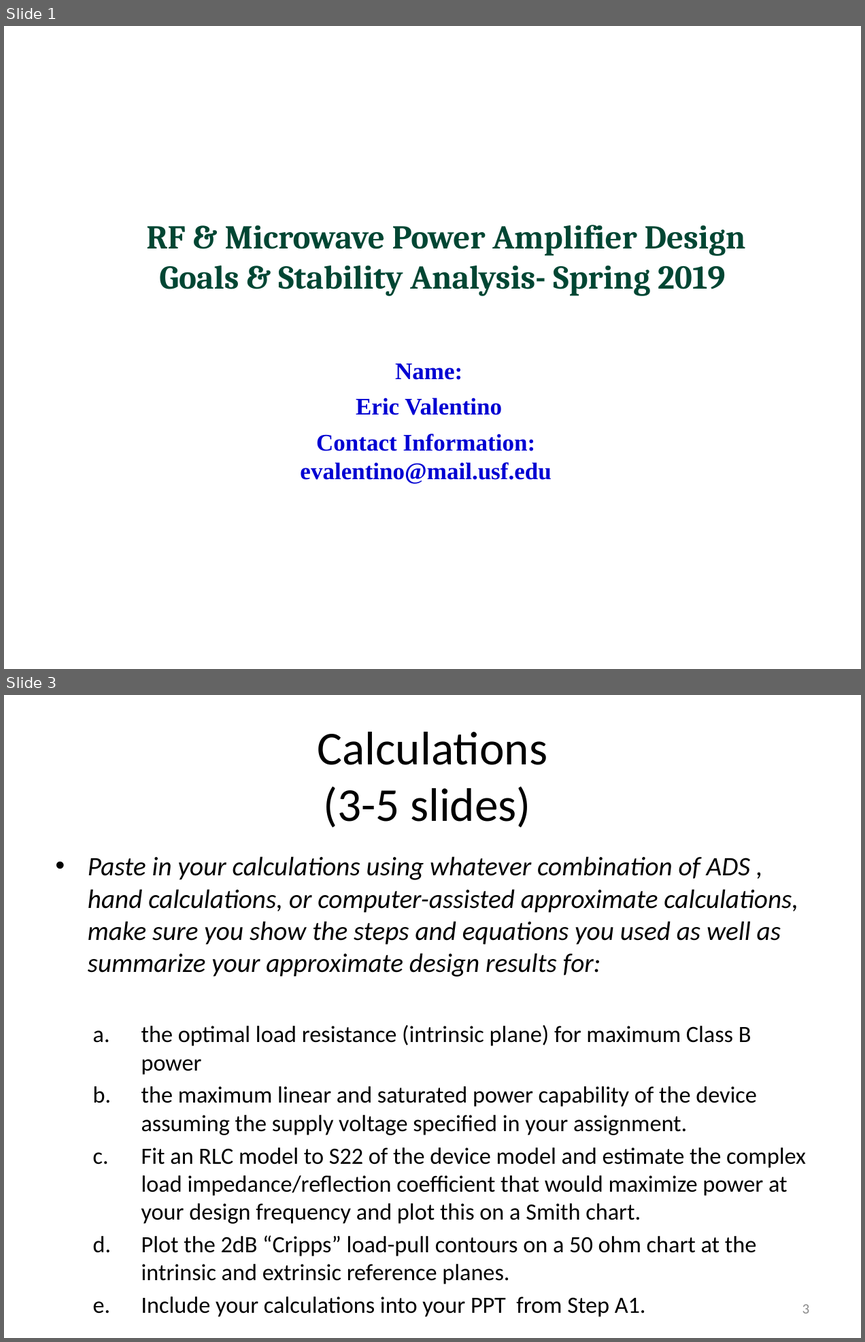
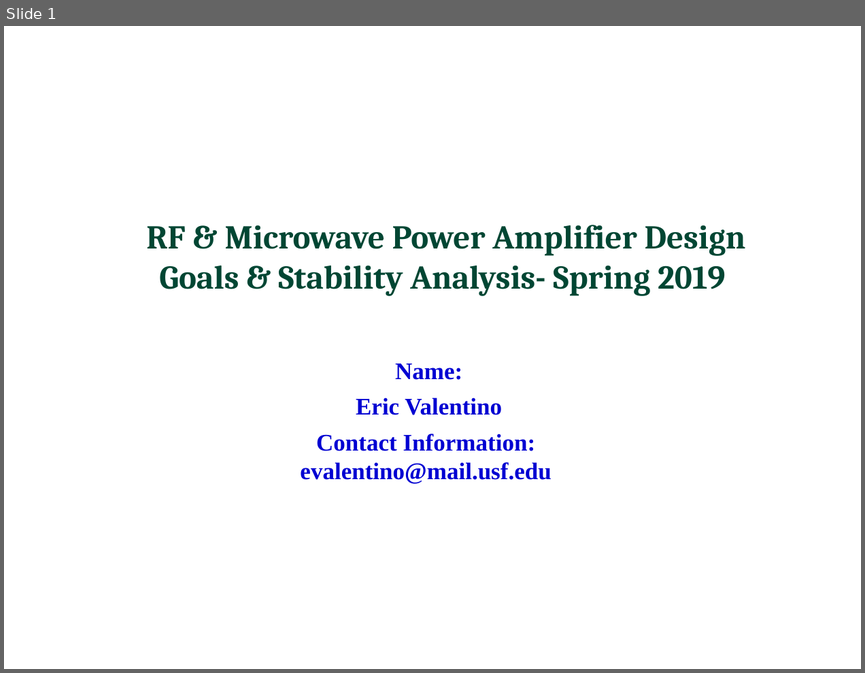
Before and after one commit to Gloamglozer/PA, a slide deck: PowerPoints/Valentino_Design_Goals_and_Calculations.pptx. Shown one above the other, each under a label of ours: slides 1 and 3 before the commit, slide 1 after it; the slides between them are not shown. The pictures are 865x1342 and 865x673 pixels, drawn with LibreOffice and Linux fonts; fonts in the diff are those of the drawing; background and template pictures are left out. Boxes give left, top, right and bottom in pixels: in the first picture for what was removed or moved away, otherwise in the second. Text is boxed around its words. In the diff, an @@ line names an element or a change of style, - is before the commit and + after.

Commit message:
Adding design goals ppt

```diff
--- a/PowerPoints/Valentino_Design_Goals_and_Calculations.pptx
+++ b/PowerPoints/Valentino_Design_Goals_and_Calculations.pptx
@@ slide 3 removed at [4,695,861,1338], background #FFFFFF @@
@@ title removed at [317,732,548,828] @@
-Calculations
-(3-5 slides)
@@ text removed at [88,856,806,1280] @@
-• Paste in your calculations using whatever combination of ADS , hand calculations, or computer-assisted approximate calculations, make sure you show the steps and equations you used as well as summarize your approximate design results for:
-  a. the optimal load resistance (intrinsic plane) for maximum Class B power
-  b. the maximum linear and saturated power capability of the device assuming the supply voltage specified in your assignment.
-  c. Fit an RLC model to S22 of the device model and estimate the complex load impedance/reflection coefficient that would maximize power at your design frequency and plot this on a Smith chart.
-  d. Plot the 2dB “Cripps” load-pull contours on a 50 ohm chart at the intrinsic and extrinsic reference planes.
-  e. Include your calculations into your PPT from Step A1.
@@ page number removed at [802,1304,810,1313] @@
-3
```
Also in this commit, not shown: 1 slide changed, 4 slides added.
